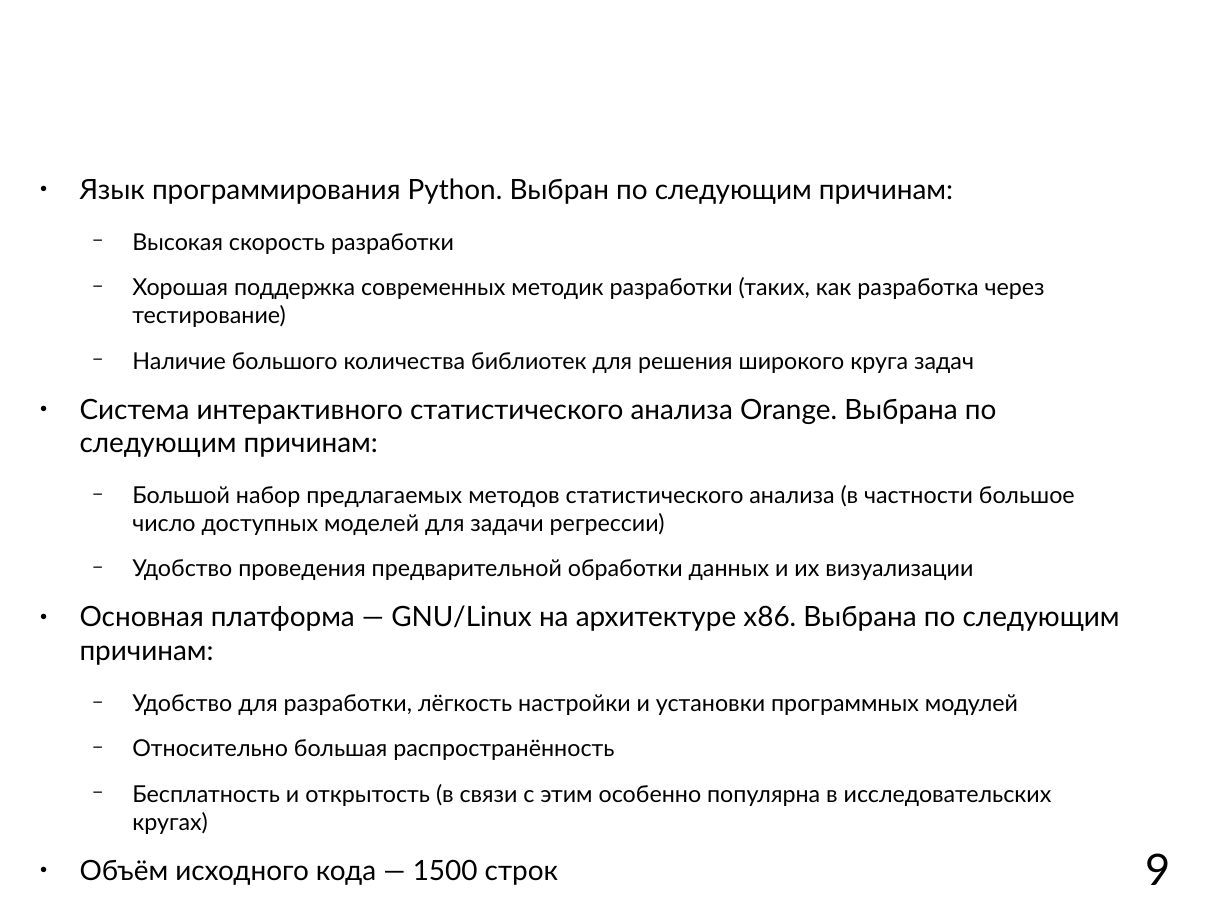
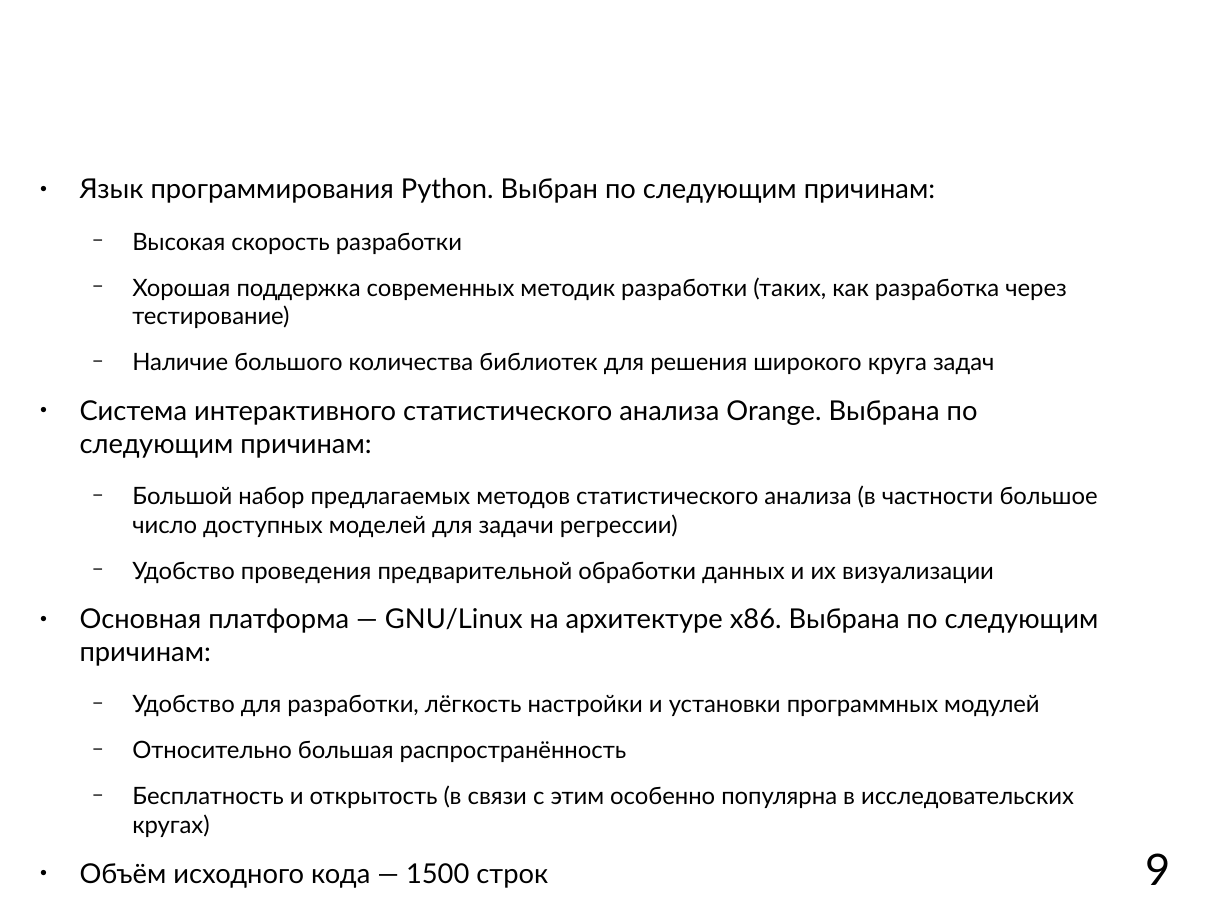
Before and after one commit to mkpankov/adaptor, a slide deck: slide 9 of diploma/defense/brochure.odp. Drawn at 1232x924 pixels with LibreOffice and Linux fonts; fonts in the diff are those of the drawing; background and template pictures are left out. Boxes give left, top, right and bottom in pixels: in the first picture for what was removed or moved away, otherwise in the second. Text is boxed around its words. In the diff, an @@ line names an element or a change of style, - is before the commit and + after.

Commit message:
Enhanced font size on some pages.

```diff
--- a/diploma/defense/brochure.odp
+++ b/diploma/defense/brochure.odp
@@ text "Язык программирования Python. Выбран по ..." at [80, 178, 1099, 888]: size 18 to 17.6 pt in "Язык программирования Python. Выбран по следующим причинам:", "Система интерактивного статистического анализа Orange. Выбра ...", "Основная платформа — GNU/Linux на архитектуре x86. ...", "Объём исходного кода — 1500 строк"; size 15 to 15.3 pt in "Высокая скорость разработки", "Хорошая поддержка современных методик разработки (таких, как ...", "Наличие большого количества библиотек для решения широкого ...", "Большой набор предлагаемых методов статистического анализа ( ..." and 4 more places @@
```
Also in this commit, not shown: 3 other slides changed.
